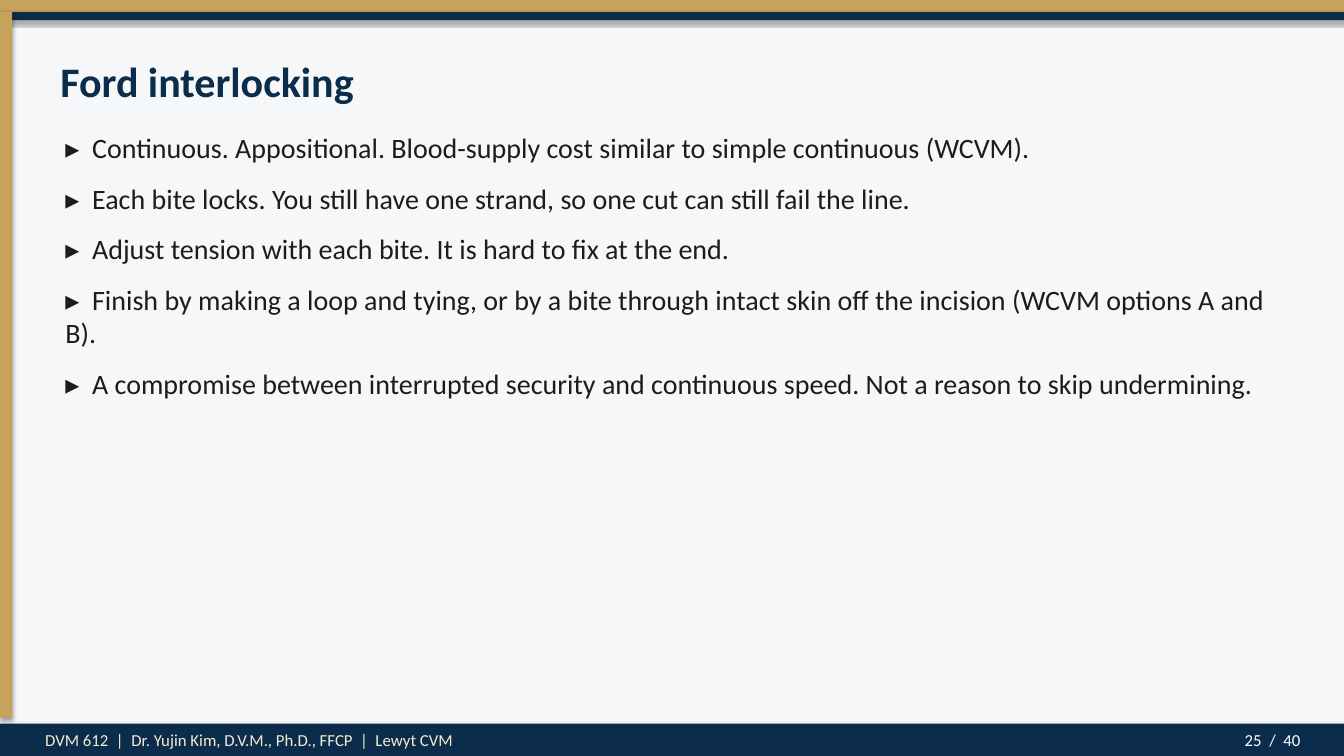
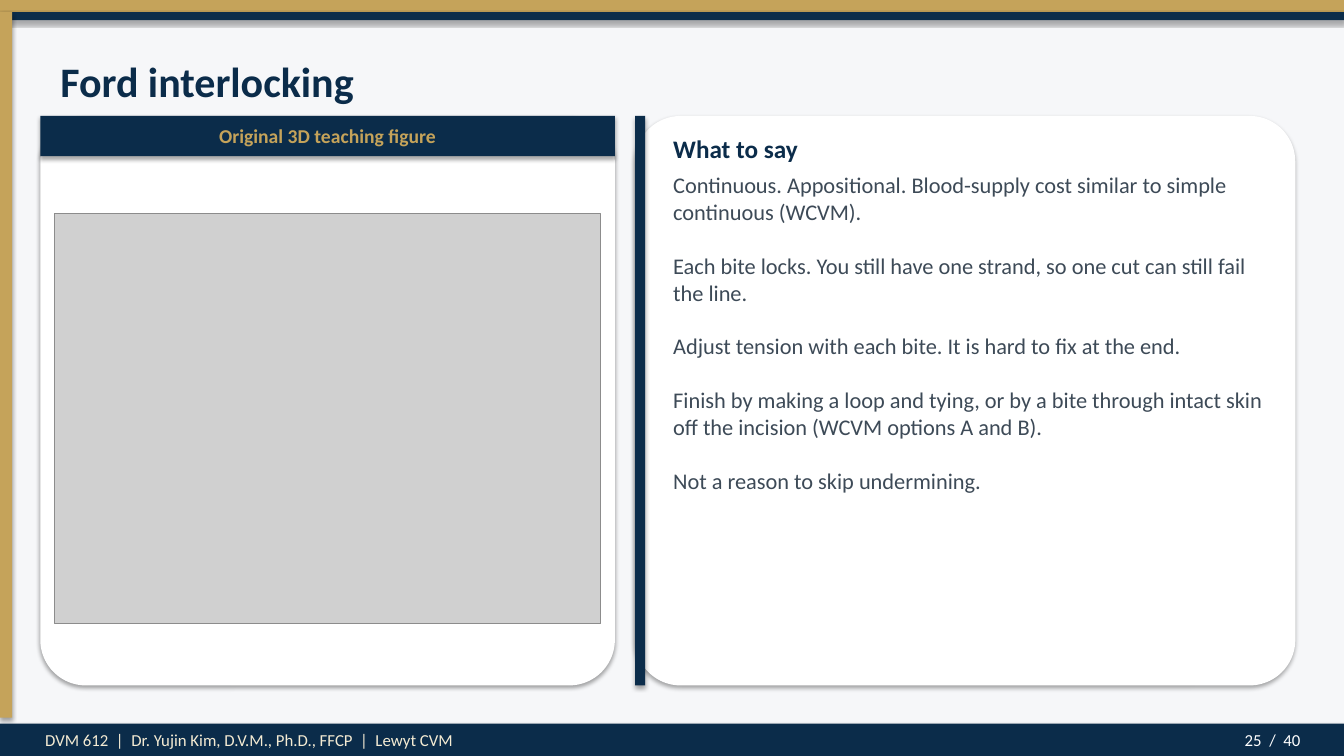
Before and after one commit to drkimvet/happycare, a slide deck: slide 25 of lectures/DVM-612_Week7_Suture_Patterns_Closures.pptx. Drawn at 1344x756 pixels with LibreOffice and Linux fonts; fonts in the diff are those of the drawing; grey boxes stand for pictures. Boxes give left, top, right and bottom in pixels: in the first picture for what was removed or moved away, otherwise in the second. Text is boxed around its words. In the diff, an @@ line names an element or a change of style, - is before the commit and + after.

```diff
--- a/lectures/DVM-612_Week7_Suture_Patterns_Closures.pptx
+++ b/lectures/DVM-612_Week7_Suture_Patterns_Closures.pptx
@@ rounded rectangle added at (x1=40, y1=116, x2=615, y2=686), fill #FFFFFF @@
@@ rectangle added at (x1=40, y1=116, x2=615, y2=156), fill #0B2C4A @@
@@ rounded rectangle added at (x1=635, y1=116, x2=1296, y2=686), fill #FFFFFF @@
@@ rectangle added at (x1=635, y1=116, x2=645, y2=686), fill #0B2C4A @@
@@ text added at (x1=219, y1=129, x2=435, y2=147), 14 pt, text #C5A35A, bold @@
+Original 3D teaching figure
@@ text added at (x1=673, y1=140, x2=798, y2=162), 18 pt, text #0B2C4A, bold @@
+What to say
@@ text at (x1=673, y1=177, x2=1262, y2=493): text changed; size 20 to 16 pt; text colour #1C1C1C to #3D4A57 @@
-▸ Continuous. Appositional. Blood-supply cost similar to simple continuous (WCVM).
-▸ Each bite locks. You still have one strand, so one cut can still fail the line.
-▸ Adjust tension with each bite. It is hard to fix at the end.
-▸ Finish by making a loop and tying, or by a bite through intact skin off the incision (WCVM options A and B).
-▸ A compromise between interrupted security and continuous speed. Not a reason to skip undermining.
+Continuous. Appositional. Blood-supply cost similar to simple continuous (WCVM).
+Each bite locks. You still have one strand, so one cut can still fail the line.
+Adjust tension with each bite. It is hard to fix at the end.
+Finish by making a loop and tying, or by a bite through intact skin off the incision (WCVM options A and B).
+Not a reason to skip undermining.
@@ picture added at (x1=54, y1=214, x2=601, y2=624) @@
```
Also in this commit, not shown: 10 other slides changed, 17 other files.
